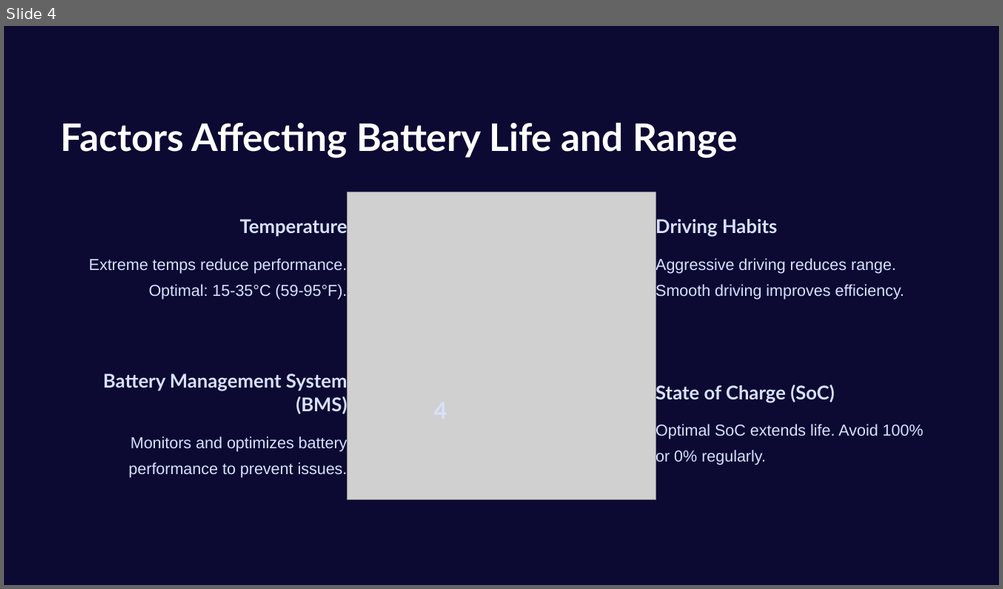
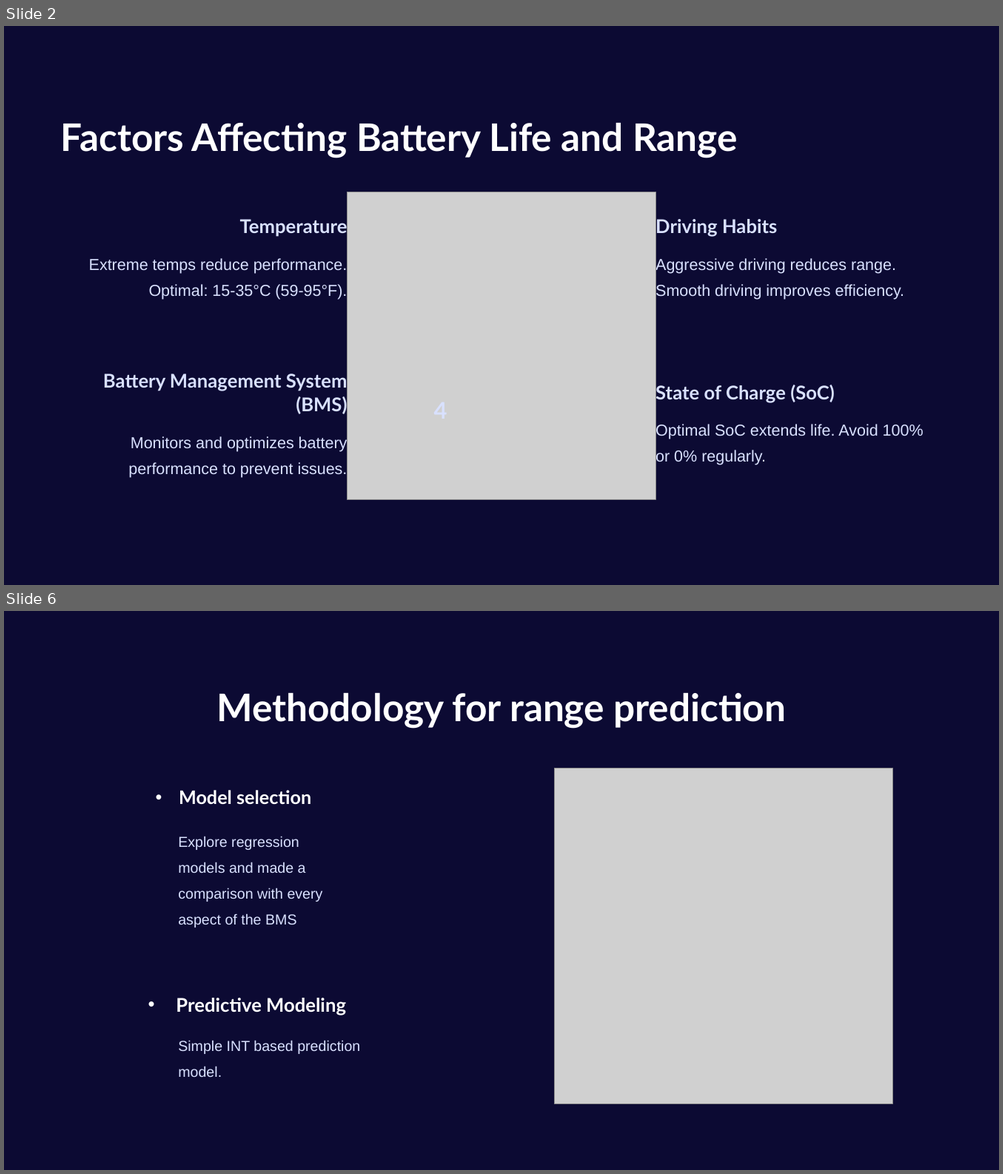
Before and after one commit to parvabarbhaya/EV_project, a slide deck: capstone_project_ppt.pptx. Shown one above the other, each under a label of ours: slide 4 before the commit, slides 2 and 6 after it; the slides between them are not shown. The pictures are 1003x589 and 1003x1174 pixels, drawn with LibreOffice and Linux fonts; fonts in the diff are those of the drawing; grey boxes stand for pictures; background and template pictures are left out. Boxes give left, top, right and bottom in pixels: in the first picture for what was removed or moved away, otherwise in the second. Text is boxed around its words. In the diff, an @@ line names an element or a change of style, - is before the commit and + after.

```diff
--- a/capstone_project_ppt.pptx
+++ b/capstone_project_ppt.pptx
@@ slide 6 added at [4, 611, 999, 1170], background gradient #C1D5DE to #C8DAE2 to #FFFFFF; not listed: 1 template element that a slide beside it also shows @@
@@ text added at [217, 692, 785, 729], 36.7 pt, text #FFFFFF, bold @@
+Methodology for range prediction
@@ picture added at [554, 769, 893, 1104] @@
@@ text added at [179, 790, 311, 805], 18 pt, text #FFFFFF, bold @@
+• Model selection
@@ text added at [178, 836, 323, 928], 14 pt, text #D9E1FF @@
+Explore regression models and made a comparison with every aspect of the BMS
@@ text added at [176, 998, 346, 1016], 18.3 pt, text #FFFFFF, bold @@
+• Predictive Modeling
@@ text added at [178, 1040, 360, 1077], 14 pt, text #D9E1FF @@
+Simple INT based prediction model.
@@ what was slide 4 is now slide 2 @@
```
Also in this commit, not shown: 2 slides changed, 6 other slides added, 27 slides removed.
